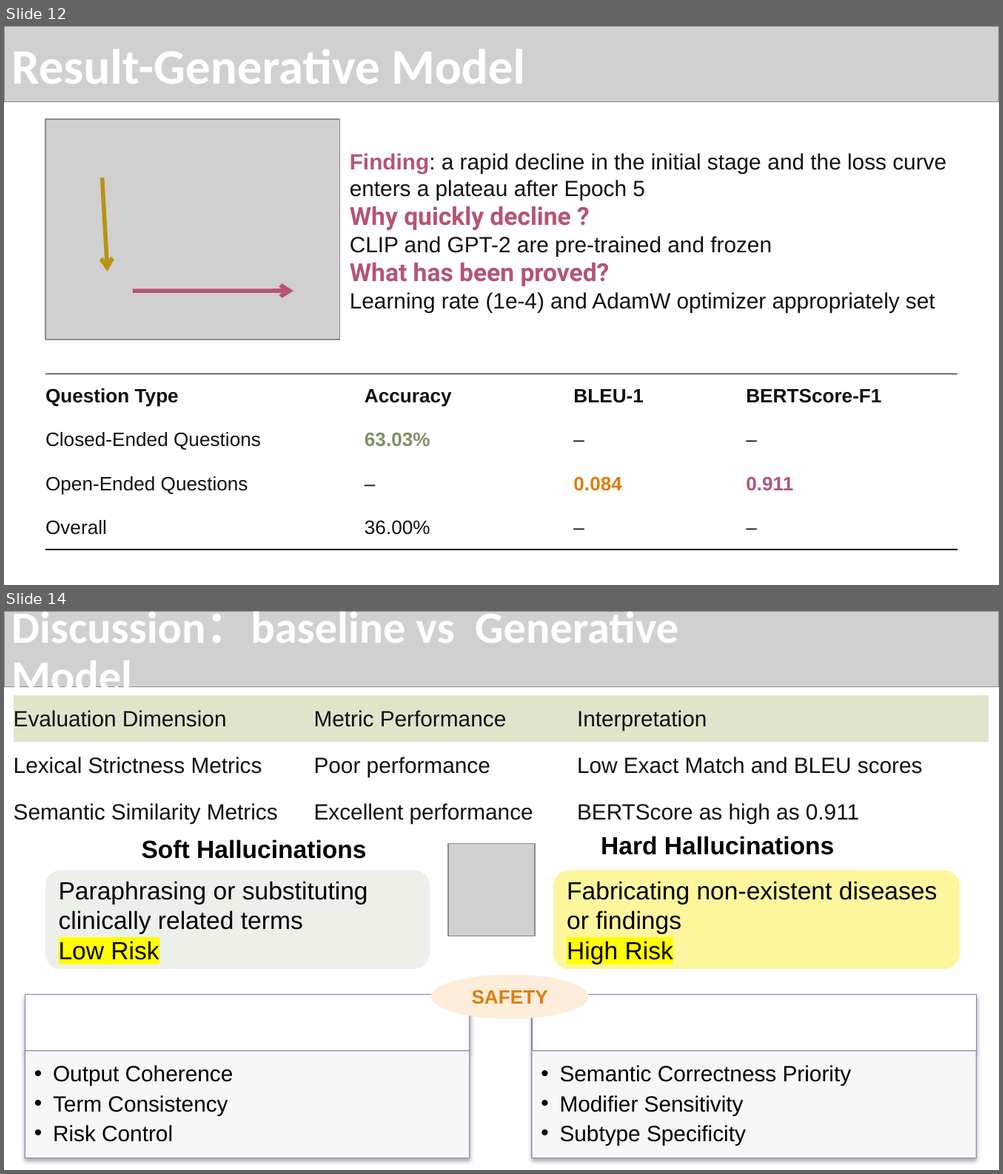
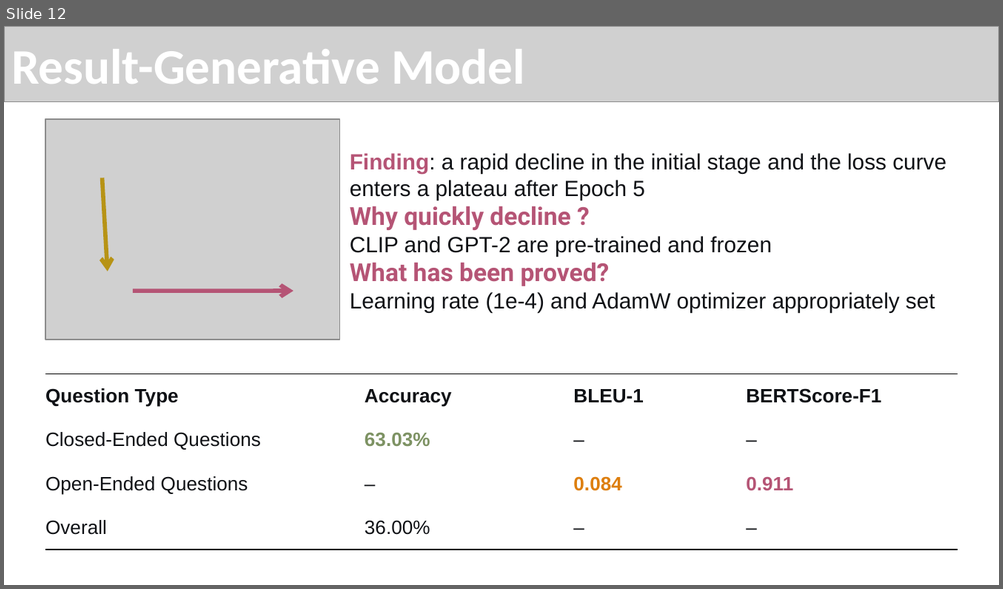
Before and after one commit to zhongjp21-coder/WOA7015_AlternativeAsscement, a slide deck: Report Dir/WOX7001_assignment2_zouting(24201617).pptx. Shown one above the other, each under a label of ours: slides 12 and 14 before the commit, slide 12 after it; the slides between them are not shown. The pictures are 1003x1174 and 1003x589 pixels, drawn with LibreOffice and Linux fonts; fonts in the diff are those of the drawing; grey boxes stand for pictures. Boxes give left, top, right and bottom in pixels: in the first picture for what was removed or moved away, otherwise in the second. Text is boxed around its words. In the diff, an @@ line names an element or a change of style, - is before the commit and + after.

```diff
--- a/Report Dir/WOX7001_assignment2_zouting(24201617).pptx
+++ b/Report Dir/WOX7001_assignment2_zouting(24201617).pptx
@@ slide 14 removed at bbox=[4, 611, 999, 1170], background #FFFFFF @@
@@ picture removed at bbox=[4, 611, 999, 686] @@
@@ title removed at bbox=[11, 611, 678, 703] @@
-Discussion：baseline vs Generative Model
@@ table removed at bbox=[13, 695, 987, 837], 3 rows, 3 columns @@
-Evaluation Dimension | Metric Performance | Interpretation
-Lexical Strictness Metrics | Poor performance | Low Exact Match and BLEU scores
-Semantic Similarity Metrics | Excellent performance | BERTScore as high as 0.911
@@ text removed at bbox=[142, 840, 366, 859] @@
-Soft Hallucinations
@@ picture removed at bbox=[449, 843, 535, 936] @@
@@ text removed at bbox=[600, 836, 834, 855] @@
-Hard Hallucinations
@@ rounded rectangle removed at bbox=[44, 869, 431, 970] @@
-Paraphrasing or substituting clinically related terms
-Low Risk
@@ rounded rectangle removed at bbox=[552, 869, 961, 970] @@
-Fabricating non-existent diseases or findings
-High Risk
@@ ellipse removed at bbox=[431, 975, 588, 1019] @@
-SAFETY
@@ group removed at bbox=[25, 995, 976, 1158]: 4 rectangles, 2 texts @@
-  • Output Coherence
-  • Term Consistency
-  • Risk Control
-  • Semantic Correctness Priority
-  • Modifier Sensitivity
-  • Subtype Specificity
```
Also in this commit, not shown: 1 slide changed, 3 slides added, 1 other slide removed.
